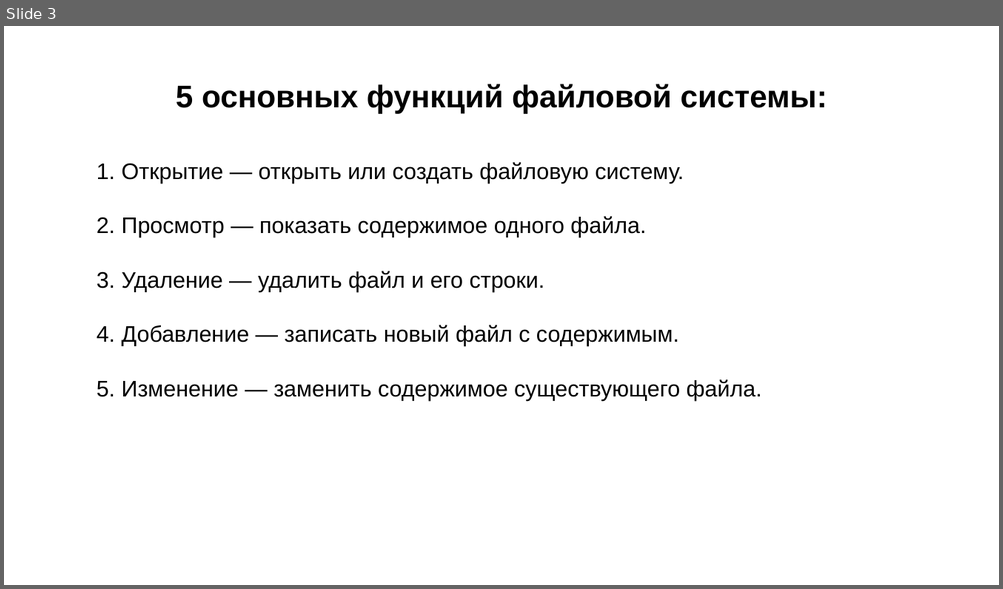
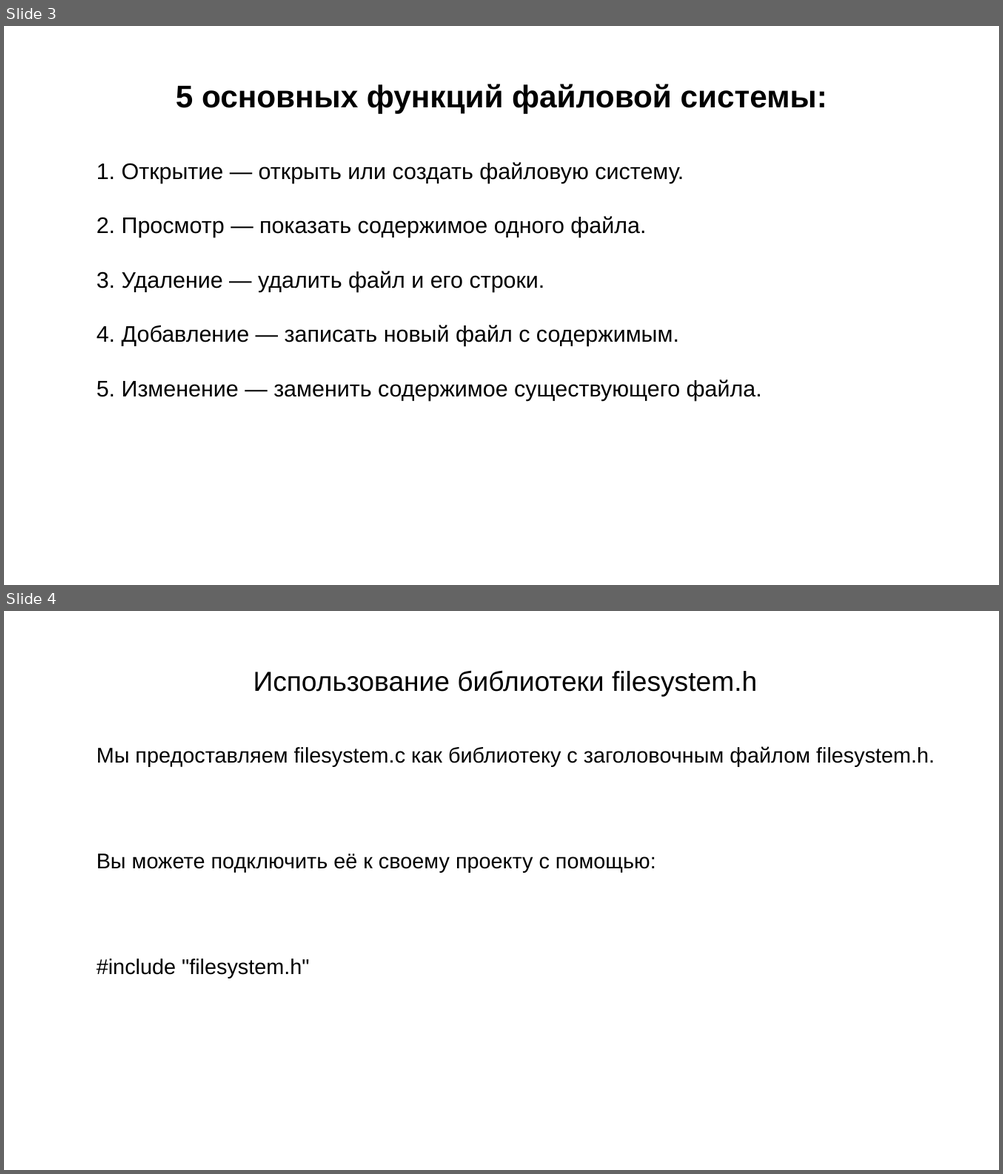
Before and after one commit to Cordisss/FileSystem, a slide deck: Presentation.odp. Shown one above the other, each under a label of ours: slide 3 before the commit, slides 3 and 4 after it. The pictures are 1003x589 and 1003x1174 pixels, drawn with LibreOffice and Linux fonts; fonts in the diff are those of the drawing; background and template pictures are left out. Boxes give left, top, right and bottom in pixels: in the first picture for what was removed or moved away, otherwise in the second. Text is boxed around its words. In the diff, an @@ line names an element or a change of style, - is before the commit and + after.

```diff
--- a/Presentation.odp
+++ b/Presentation.odp
@@ slide 4 added at bbox=[4, 611, 999, 1170], background picture (left out) @@
@@ title added at bbox=[253, 670, 757, 696], 22 pt, text #000000 @@
+Использование библиотеки filesystem.h
@@ text added at bbox=[96, 746, 934, 979], 17 pt, text #000000 @@
+Мы предоставляем filesystem.c как библиотеку с заголовочным файлом filesystem.h.
+Вы можете подключить её к своему проекту с помощью:
+#include "filesystem.h"
```
